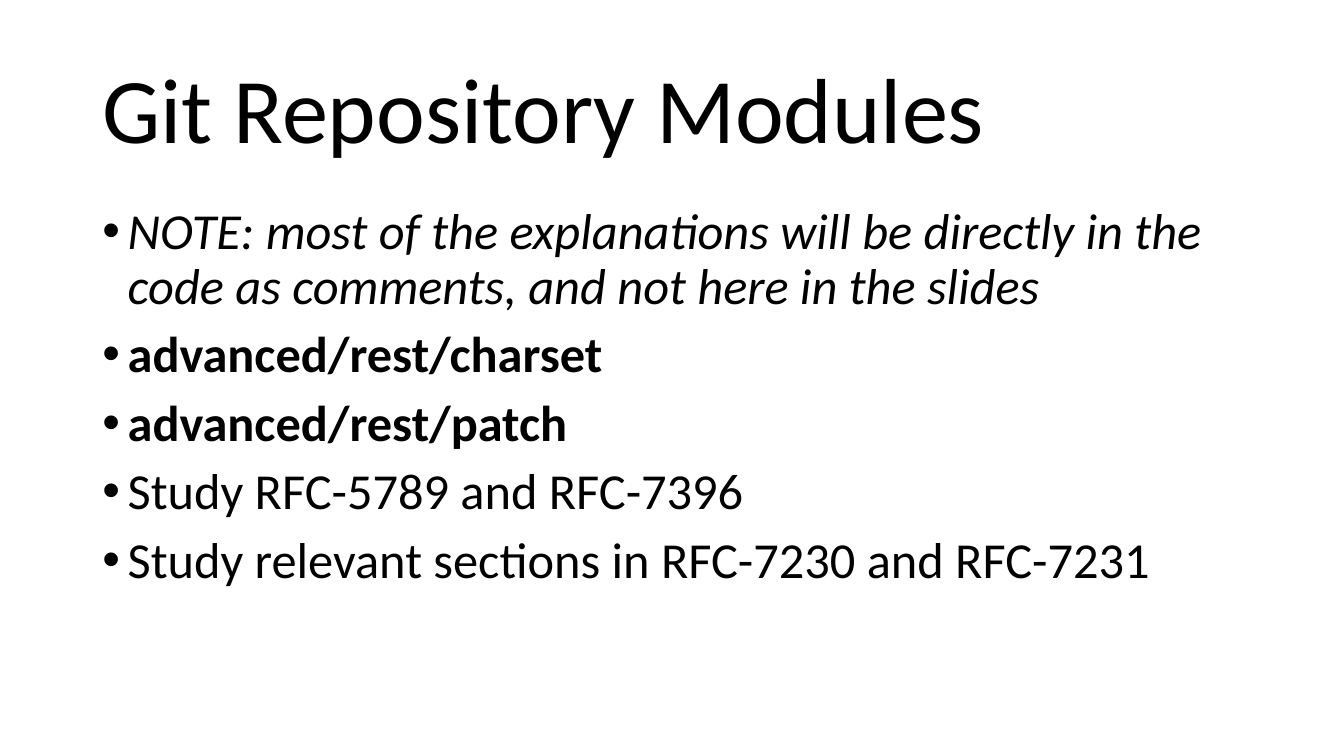
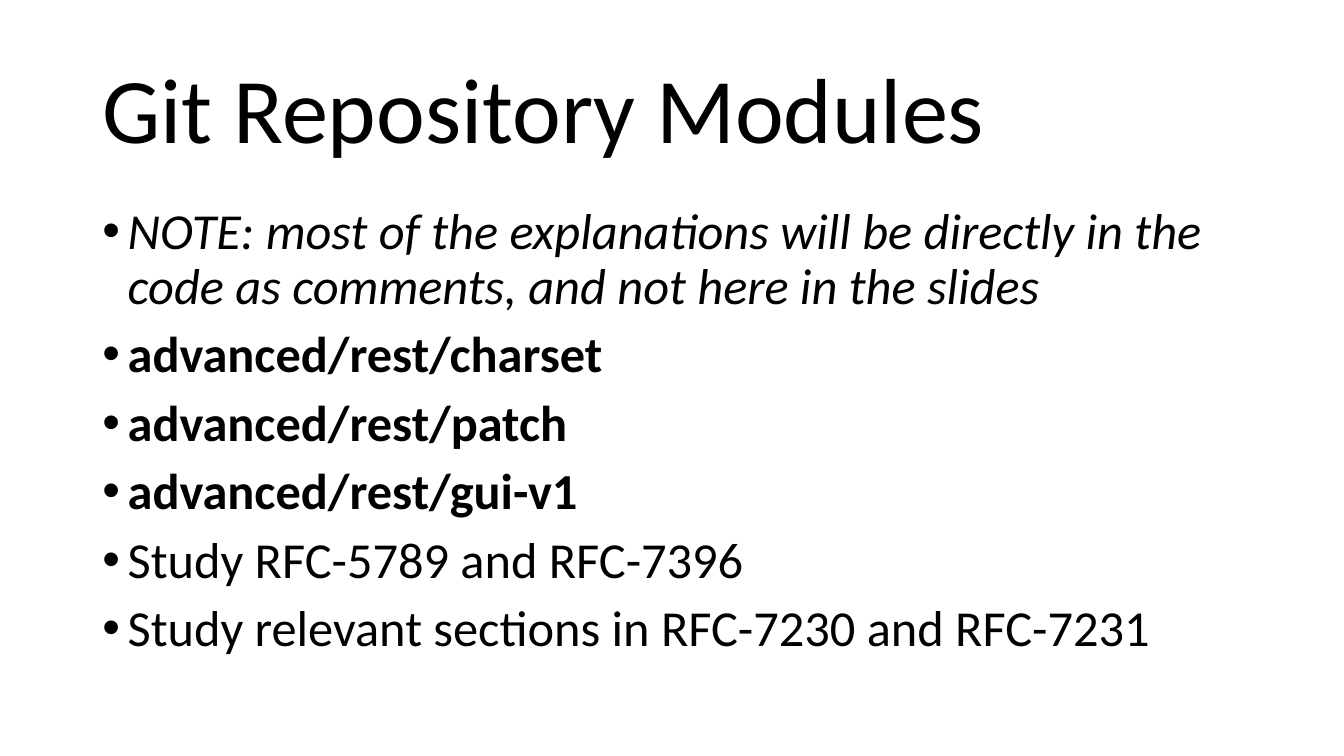
Before and after one commit to arcuri82/testing_security_development_enterprise_systems, a slide deck: slide 29 of doc/advanced/slides/lesson_03.pptx (slide 20 before the commit). Drawn at 1344x756 pixels with LibreOffice and Linux fonts; fonts in the diff are those of the drawing. Boxes give left, top, right and bottom in pixels: in the first picture for what was removed or moved away, otherwise in the second. Text is boxed around its words. In the diff, an @@ line names an element or a change of style, - is before the commit and + after.

```diff
--- a/doc/advanced/slides/lesson_03.pptx
+++ b/doc/advanced/slides/lesson_03.pptx
@@ text at box(128, 473, 578, 518): paragraph added @@
+• advanced/rest/gui-v1
```
Also in this commit, not shown: 5 other slides changed, 9 slides added, 2 other files.
